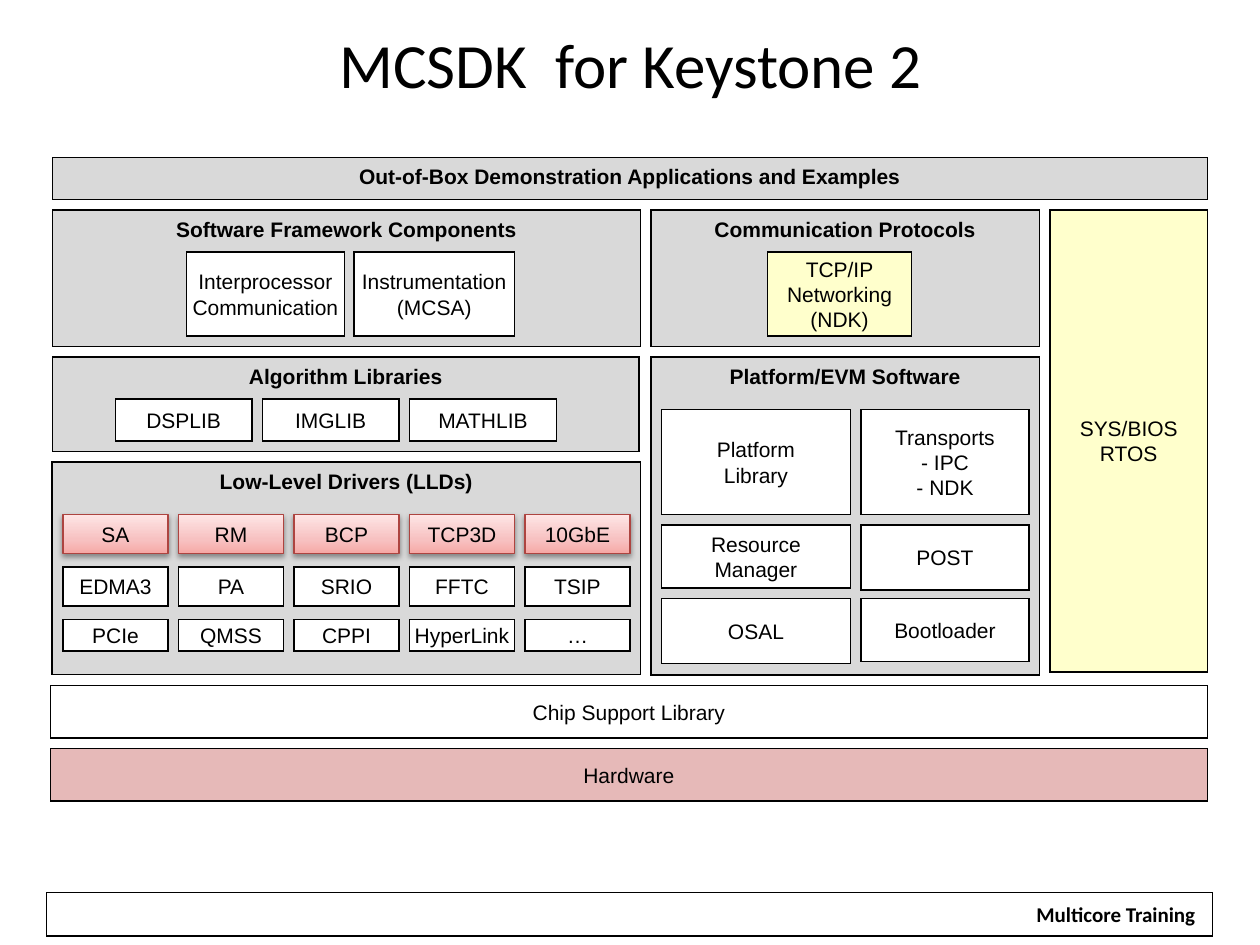
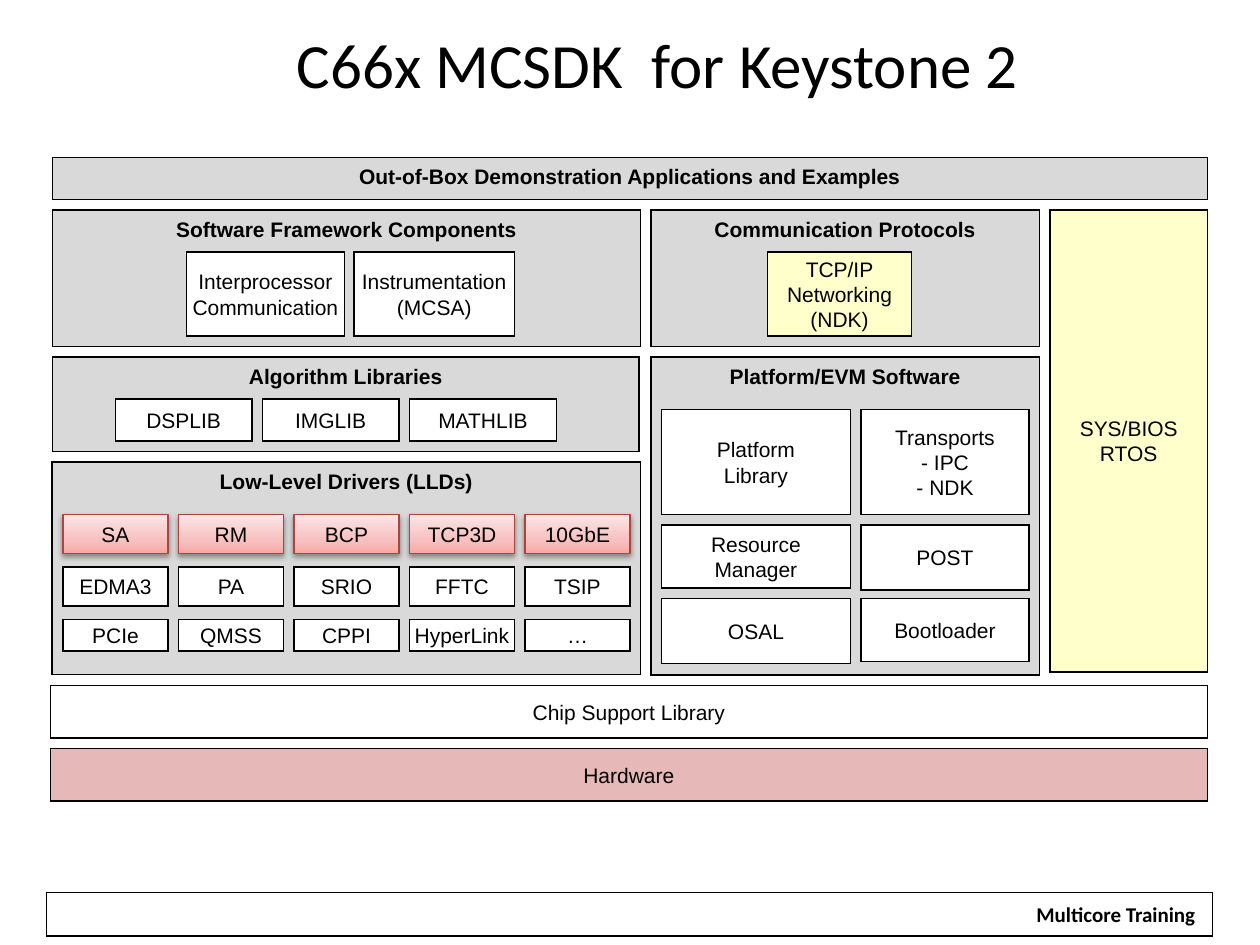
Before and after one commit to hari1989/keystone-workshop, a slide deck: slide 12 of preliminary/Working/presentations/KS1-2 SW Overview.pptx (slide 13 before the commit). Drawn at 1260x945 pixels with LibreOffice and Linux fonts; fonts in the diff are those of the drawing; background and template pictures are left out. Boxes give left, top, right and bottom in pixels: in the first picture for what was removed or moved away, otherwise in the second. Text is boxed around its words. In the diff, an @@ line names an element or a change of style, - is before the commit and + after.

```diff
--- a/preliminary/Working/presentations/KS1-2 SW Overview.pptx
+++ b/preliminary/Working/presentations/KS1-2 SW Overview.pptx
@@ title at [297,45,1018,98]: text changed @@
-MCSDK for Keystone 2
+C66x MCSDK for Keystone 2
```
Also in this commit, not shown: 5 other slides changed, 1 slide removed.
